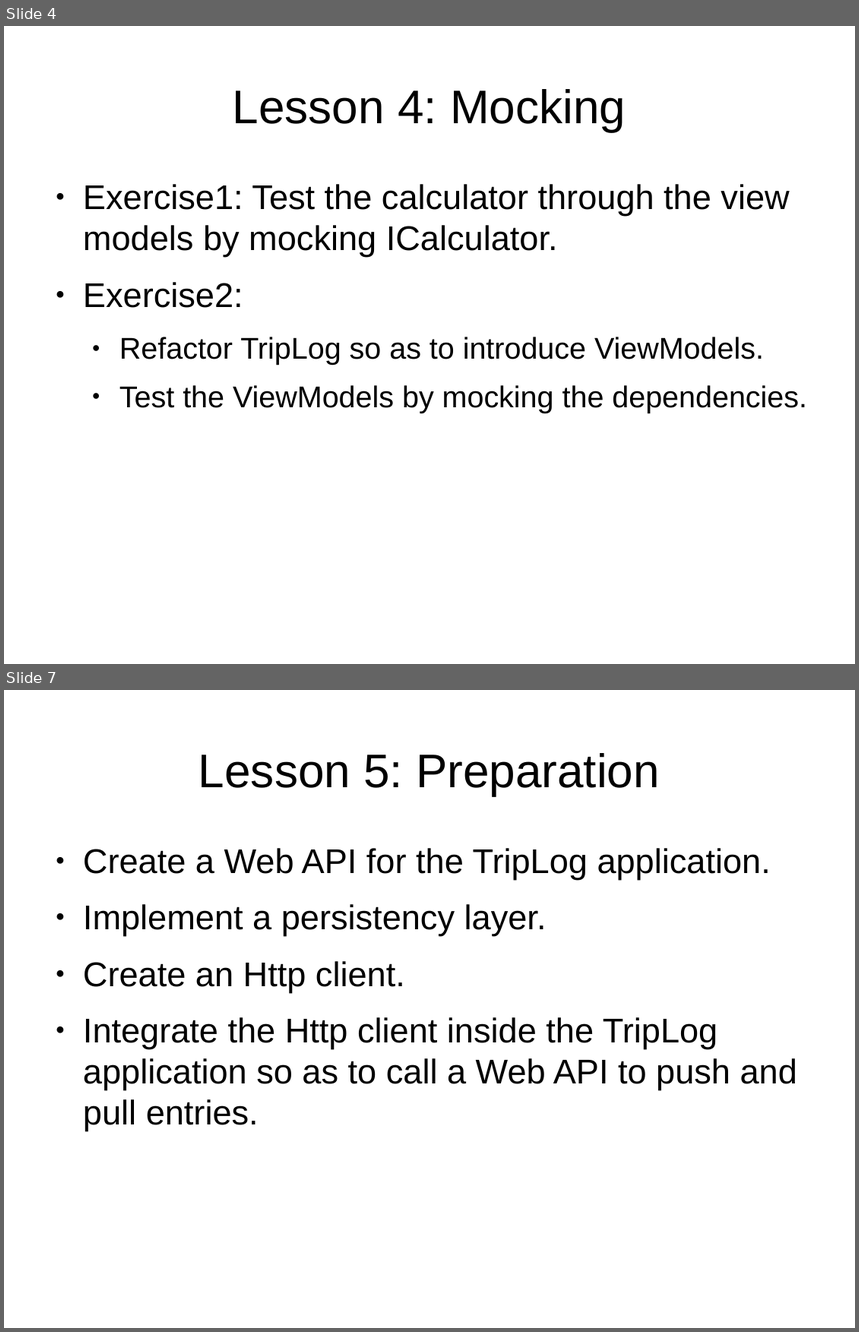
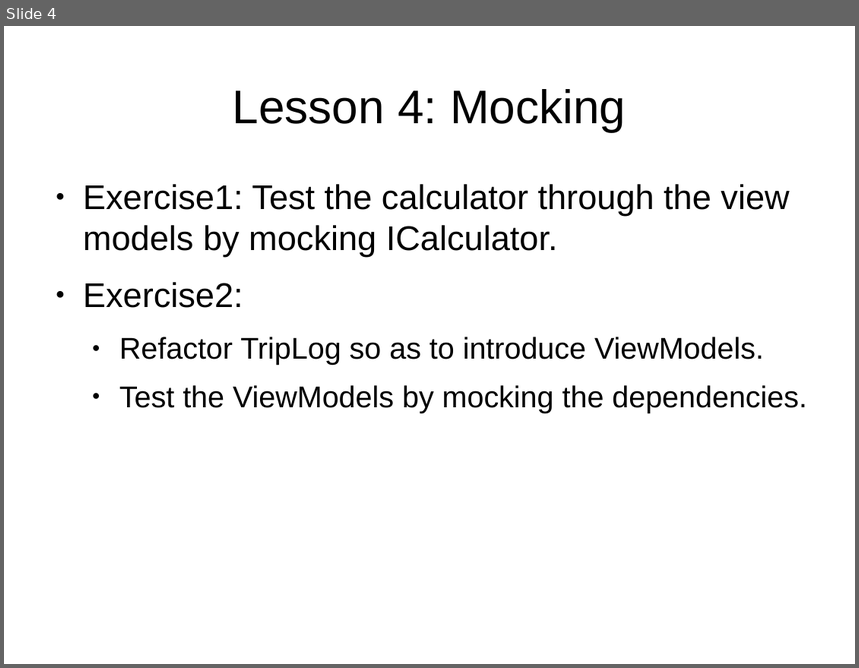
Before and after one commit to umbgtt10/TripLogFinal, a slide deck: Lessons/Lesson4/Lesson.odp. Shown one above the other, each under a label of ours: slides 4 and 7 before the commit, slide 4 after it; the slides between them are not shown. The pictures are 859x1332 and 859x668 pixels, drawn with LibreOffice and Linux fonts; fonts in the diff are those of the drawing. Boxes give left, top, right and bottom in pixels: in the first picture for what was removed or moved away, otherwise in the second. Text is boxed around its words. In the diff, an @@ line names an element or a change of style, - is before the commit and + after.

```diff
--- a/Lessons/Lesson4/Lesson.odp
+++ b/Lessons/Lesson4/Lesson.odp
@@ slide 7 removed at (4,690,855,1328), background #FFFFFF @@
@@ title removed at (199,753,660,796) @@
-Lesson 5: Preparation
@@ text removed at (83,848,797,1132) @@
-● Create a Web API for the TripLog application.
-● Implement a persistency layer.
-● Create an Http client.
-● Integrate the Http client inside the TripLog application so as to call a Web API to push and pull entries.
```
Also in this commit, not shown: 2 slides added, 2 other slides removed, 18 other files.
